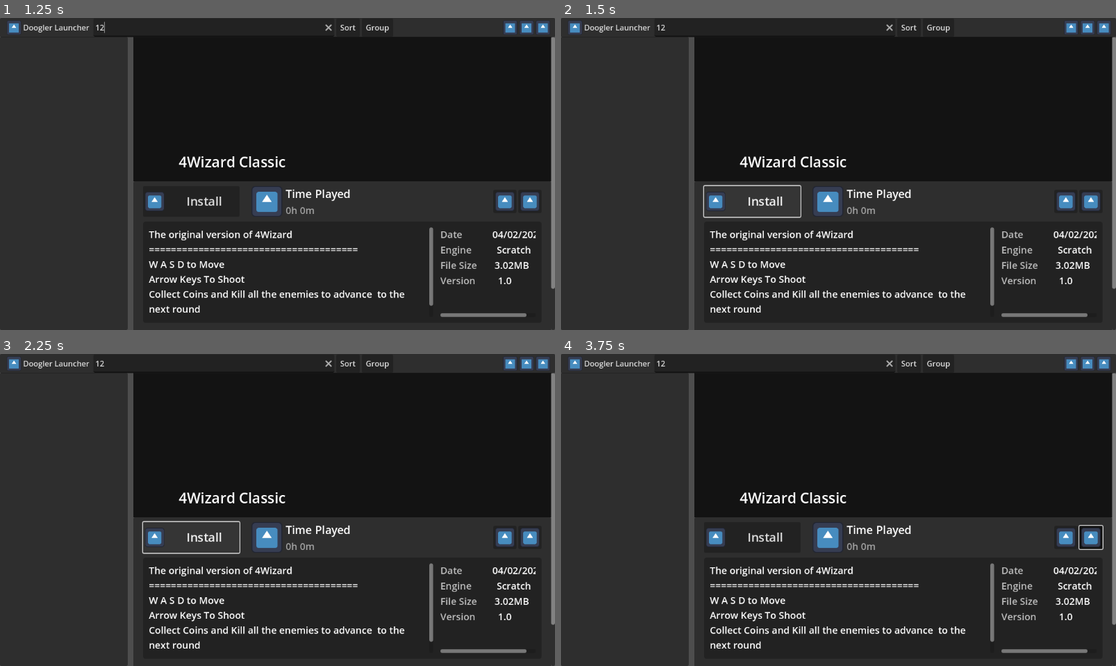
Above: before the commit, frames 1-4 (two rows, left to right).
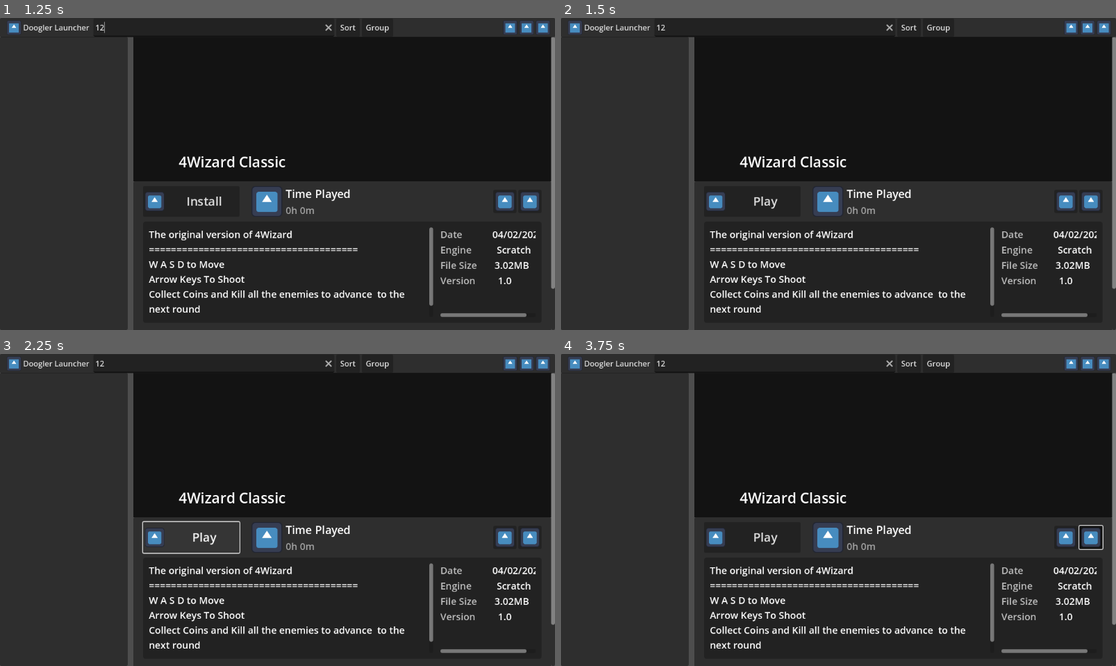
Above: after the commit, the same moments.

Repository: Do0gler/DooglerLauncherV3
Game: Godot game, scene res://scenes/MainScene.tscn
Same seed, same stepped clock (60 frames per second), same inputs: the game is played once before the commit and once after it. The engine's default icon, where the game draws it, is replaced by a stand-in: a white triangle on a blue panel in a dark square.
Inputs (mouse positions are in pixels of both pictures, inside the frame that each line leads up to):
- Up to frame 1 (1.25 s): click (216, 27) at 0.52 s; type "12" at 0.6 s
- Up to frame 2 (1.5 s): click "Install" at 1.25 s
- Up to frame 3 (2.25 s): click (188, 538) at 2 s, where only the run after the commit has a clickable "Play"
- Up to frame 4 (3.75 s): click (749, 538) at 2.75 s, where only the run after the commit has a clickable "Play"; click (1088, 538) at 3.5 s

Frame 1 is identical in both runs. In frame 2, 0.3% of the frame differs, in the area x 25-44%, y 53-65%; in frame 3, 0.1%; in frame 4, 0.1%.
Error before the commit: Cannot call method 'close' on a null value. (res://scripts/manager.gd:33)
Error after the commit: Cannot call method 'close' on a null value. (res://scripts/manager.gd:35)

Commit message:
Implement game installation

Diff:
--- a/GamesLibrary/4WizOG.tres
+++ b/GamesLibrary/4WizOG.tres
@@ -14,7 +14,8 @@
 creation_date = "04/02/2021"
 tags = Array[StringName]([&"Top-Down", &"Pixel Art"])
 file_size_mb = 3.02
-download_path = "http://dl.dropboxusercontent.com/scl/fi/7lyrq7fvatcw0w5vgnbh4/4WizardOG.html?rlkey=a1a9wj5ggvq796qjp1bs876h8&dl=0"
+download_url = "http://dl.dropboxusercontent.com/scl/fi/7lyrq7fvatcw0w5vgnbh4/4WizardOG.html?rlkey=a1a9wj5ggvq796qjp1bs876h8&dl=0"
 api_icon_name = "4wizog"
+executable_name = "4WizardOG.html"
 game_id = &"4_wiz_og"
 metadata/_custom_type_script = "uid://pvwka1k7cgdq"
--- a/GamesLibrary/4WizRemake.tres
+++ b/GamesLibrary/4WizRemake.tres
@@ -17,11 +17,12 @@
 creation_date = "02/03/2022"
 tags = Array[StringName]([&"Remake", &"Top-Down", &"Pixel Art"])
 file_size_mb = 11.69
-download_path = "http://dl.dropboxusercontent.com/scl/fi/ehguk0jssveosxkzp0ag8/4Wizard-2.1.2.html?rlkey=lxmsq5k4cn1dwuvsmpxnyx0ne&dl=0"
+download_url = "http://dl.dropboxusercontent.com/scl/fi/ehguk0jssveosxkzp0ag8/4Wizard-2.1.2.html?rlkey=lxmsq5k4cn1dwuvsmpxnyx0ne&dl=0"
 api_icon_name = "4wizremake"
 background_url = "http://dl.dropboxusercontent.com/scl/fi/qnr5us9b0y70zqepmx8v1/background.png?rlkey=vinrh9g6sqihnoy0uwhopiwgi&st=27ws4cif&dl=0"
 icon_url = "http://dl.dropboxusercontent.com/scl/fi/bmm9d91b7tkolty3w75r1/icon.png?rlkey=s1a8i9g81xm35gu4iwqogb6se&st=u83dnbqr&dl=0"
 screenshot_urls = Array[String](["http://dl.dropboxusercontent.com/scl/fi/1la2hdk05ds8jad95c618/screenshot_0.png?rlkey= …(307 unchanged characters)…
+executable_name = "4Wizard-2.1.2.html"
 version_number = &"2.1.2"
 game_id = &"4_wiz_remake"
 metadata/_custom_type_script = "uid://pvwka1k7cgdq"
--- a/GamesLibrary/CardGame.tres
+++ b/GamesLibrary/CardGame.tres
@@ -12,7 +12,8 @@
 engine = "Unity"
 tags = Array[StringName]([&"Remake", &"Arcade"])
 file_size_mb = 19.63
-download_path = "http://dl.dropboxusercontent.com/scl/fi/cnfsq4j00rlo0jptn0iqy/Card-Game.zip?rlkey=0m2wacp5juevmlnnkwxhb4n3v&dl=0"
+download_url = "http://dl.dropboxusercontent.com/scl/fi/cnfsq4j00rlo0jptn0iqy/Card-Game.zip?rlkey=0m2wacp5juevmlnnkwxhb4n3v&dl=0"
 api_icon_name = "cardgame"
+executable_name = "Card Game.exe"
 game_id = &"card_game"
 metadata/_custom_type_script = "uid://pvwka1k7cgdq"
--- a/GamesLibrary/CardGameDE.tres
+++ b/GamesLibrary/CardGameDE.tres
@@ -14,8 +14,9 @@
 engine = "Godot"
 tags = Array[StringName]([&"Remake", &"Arcade"])
 file_size_mb = 25.46
-download_path = "http://dl.dropboxusercontent.com/scl/fi/ckozw33r8325dwp12s9wl/CardGameDE.zip?rlkey=wj813vcuij0iupse4vu104rfe&st=kpkvs78f&dl=0"
+download_url = "http://dl.dropboxusercontent.com/scl/fi/ckozw33r8325dwp12s9wl/CardGameDE.zip?rlkey=wj813vcuij0iupse4vu104rfe&st=kpkvs78f&dl=0"
 api_icon_name = "cardgamede"
+executable_name = "CardGameDE.exe"
 version_number = &"1.3"
 has_discord_rpc = true
 game_id = &"card_game_de"
--- a/GamesLibrary/CursedCards.tres
+++ b/GamesLibrary/CursedCards.tres
@@ -17,8 +17,9 @@
 completion_status = "Unfinished"
 tags = Array[StringName]([&"Multiplayer", &"Pixel Art", &"1-Bit", &"Card Battler"])
 file_size_mb = 66.55
-download_path = "http://dl.dropboxusercontent.com/scl/fi/9fi8l0389oujiuctabj0g/CursedCardsV1.zip?rlkey=3d7415iznusjn32sp9o0jxe8o&st=i8qjkgzs&dl=0"
+download_url = "http://dl.dropboxusercontent.com/scl/fi/9fi8l0389oujiuctabj0g/CursedCardsV1.zip?rlkey=3d7415iznusjn32sp9o0jxe8o&st=i8qjkgzs&dl=0"
 api_icon_name = "cursedcards"
+executable_name = "CursedCards.exe"
 version_number = &"1.3.3"
 game_id = &"cursed_cards"
 metadata/_custom_type_script = "uid://pvwka1k7cgdq"
--- a/GamesLibrary/DabbingSimulator.tres
+++ b/GamesLibrary/DabbingSimulator.tres
@@ -14,6 +14,7 @@
 creation_date = "02/13/2020"
 tags = Array[StringName]([&"Idle", &"Clicker"])
 file_size_mb = 13.56
-download_path = "http://dl.dropboxusercontent.com/scl/fi/5ywb3xvwoh996rnvvqubx/Dabbing-simulator-20XX.html?rlkey=yp6yzxdc6m1xx64ijxj6vu9d3&dl=0"
+download_url = "http://dl.dropboxusercontent.com/scl/fi/5ywb3xvwoh996rnvvqubx/Dabbing-simulator-20XX.html?rlkey=yp6yzxdc6m1xx64ijxj6vu9d3&dl=0"
+executable_name = "DabbingSimulator20XX.html"
 game_id = &"dabbing_sim"
 metadata/_custom_type_script = "uid://pvwka1k7cgdq"
--- a/GamesLibrary/DriveZombie.tres
+++ b/GamesLibrary/DriveZombie.tres
@@ -14,7 +14,8 @@
 creation_date = "02/25/2020"
 tags = Array[StringName]([&"Arcade"])
 file_size_mb = 7.11
-download_path = "http://dl.dropboxusercontent.com/scl/fi/sj1b6hh89vvbrur7tx7zq/Drive-Zombie.html?rlkey=sinx6qb7f2nniw46x72lvk0zp&dl=0"
+download_url = "http://dl.dropboxusercontent.com/scl/fi/sj1b6hh89vvbrur7tx7zq/Drive-Zombie.html?rlkey=sinx6qb7f2nniw46x72lvk0zp&dl=0"
 api_icon_name = "drivezombie"
+executable_name = "Drive-Zombie.html"
 game_id = &"drive_zombie"
 metadata/_custom_type_script = "uid://pvwka1k7cgdq"
--- a/GamesLibrary/FallSpy.tres
+++ b/GamesLibrary/FallSpy.tres
@@ -9,7 +9,8 @@
 creation_date = "05/24/2021"
 engine = "Unity"
 file_size_mb = 20.46
-download_path = "http://dl.dropboxusercontent.com/scl/fi/duqmhrv0pd5c3j27672m1/Fall-Spy.zip?rlkey=3tbihme6mh0ucos5apfs1vfry&dl=0"
+download_url = "http://dl.dropboxusercontent.com/scl/fi/duqmhrv0pd5c3j27672m1/Fall-Spy.zip?rlkey=3tbihme6mh0ucos5apfs1vfry&dl=0"
 api_icon_name = "fallspy"
+executable_name = "Fall Spy.exe"
 game_id = &"fall_spy"
 metadata/_custom_type_script = "uid://pvwka1k7cgdq"
--- /dev/null
+++ b/Scripts/Globals/install_manager.gd
@@ -0,0 +1,92 @@
+extends Node
+
+var current_http: HTTPRequest
+
+## Creates the game installation directory if it does not exist
+func ensure_game_folder(game_id: String) -> void:
+	var dir = DirAccess.open("user://")
+
+	if not dir.dir_exists("library"):
+		dir.make_dir("library")
+
+	var game_install_dir := "library/" + game_id
+	if not dir.dir_exists(game_install_dir):
+		dir.make_dir_recursive(game_install_dir)
+
+
+## Installs a game
+func install_game(game: GameData) -> void:
+	var game_id = game.game_id
+
+	current_http = HTTPRequest.new()
+	add_child(current_http)
+
+	ensure_game_folder(game_id)
+
+	var temp_file := FileAccess.create_temp(2, game_id,".zip")
+	if temp_file == null:
+		push_error("Could not create temp file while installing game")
+		return
+
+	current_http.download_file = temp_file.get_path_absolute()
+	var error := current_http.request(game.download_url)
+
+	await current_http.request_completed
+
+	if error != OK:
+		push_error("Failed to download ", game.game_name)
+	else:
+		extract_zip_file(temp_file, "user://library/" + game_id)
+
+	current_http.queue_free()
+	current_http = null
+	temp_file.close()
+
+
+## Extracts a zip file to the provided path
+func extract_zip_file(zip_file: FileAccess, extract_to_path: String) -> void:
+	var dir := DirAccess.open(extract_to_path)
+	var reader := ZIPReader.new()
+	var err := reader.open(zip_file.get_path_absolute())
+
+	if err != OK:
+		push_error("Could not extract game zip")
+
+	for file in reader.get_files():
+		if file.ends_with("/"):
+			continue
+		var file_base_dir = file.get_base_dir()
+		if !dir.dir_exists(file_base_dir):
+			dir.make_dir_recursive(file_base_dir)
+		var new_file_path = extract_to_path.path_join(file)
+		var new_file = FileAccess.open(new_file_path, FileAccess.WRITE)
+		new_file.store_buffer(reader.read_file(file))
+
+	reader.close()
+
+
+## Calculates the install progress of the current http request
+func calculate_install_progress(game: GameData = null) -> int:
+	if current_http == null:
+		return -1
+
+	var total = current_http.get_body_size()
+	var downloaded = current_http.get_downloaded_bytes()
+
+	# Fall back to saved file size
+	if total <= 0 and game != null:
+		total = game.file_size_mb
+
+	var percent = floori(float(downloaded) / float(total) * 100)
+	return percent
+
+
+## Check if a game is installed
+func game_is_installed(game: GameData) -> bool:
+	var dir = DirAccess.open("user://library/" + game.game_id)
+
+	if dir == null:
+		return false
+
+	print(dir.file_exists(game.executable_name))
+	return dir.file_exists(game.executable_name)
--- a/Scripts/ui_manager.gd
+++ b/Scripts/ui_manager.gd
@@ -11,6 +11,14 @@
 
 var settings_popup: PopupMenu
 var relevant_games: Dictionary
+
+var downloading := false
+
+func _process(_delta: float) -> void:
+	if not downloading:
+		return
+
+	%InstallProgressBar.value = InstallManager.calculate_install_progress(SettingsManager.manager.selected_game)
 
 func set_settings_state(settings_dict: Dictionary):
 	settings_popup.set_item_checked(0, settings_dict.get("auto_check_updates", false))
@@ -60,6 +68,11 @@
 	var tags_panel: GameInfoPanel = %TagsPanel
 	var screenshots_panel: GameInfoPanel = %ScreenshotsPanel
 
+	if InstallManager.game_is_installed(game):
+		show_game_button(%PlayButton)
+	else:
+		show_game_button(%InstallButton)
+
 	tags_panel.visible = not game.tags.is_empty()
 	tags_panel.clear_items()
 	for tag in game.tags:
@@ -75,3 +88,26 @@
 		new_screenshot.get_node("Button").pressed.connect(%ScreenshotViewer.open_screenshot.bind(screenshot))
 
 		screenshots_panel.add_item(new_screenshot)
+
+
+func show_game_button(button_to_show: Control) -> void:
+	%InstallButton.hide()
+	%PlayButton.hide()
+	%StopButton.hide()
+	button_to_show.show()
+
+
+## Sets game display UI to it's installing mode
+func set_game_display_install() -> void:
+	show_game_button(%InstallButton)
+	downloading = true
+	%InstallButton.disabled = true
+	%InstallProgressArea.show()
+
+
+## Sets game display UI to it's installed mode
+func set_game_display_installed() -> void:
+	show_game_button(%PlayButton)
+	downloading = false
+	%InstallButton.disabled = false
+	%InstallProgressArea.hide()
--- a/project.godot
+++ b/project.godot
@@ -22,6 +22,7 @@
 Updater="*res://Scripts/Globals/updater.gd"
 CacheManager="*res://Scripts/Globals/cache_manager.gd"
 GameOrganizer="*res://Scripts/Globals/game_organizer.gd"
+InstallManager="*res://Scripts/Globals/install_manager.gd"
 
 [display]
 
--- a/scenes/MainScene.tscn
+++ b/scenes/MainScene.tscn
@@ -172,7 +172,7 @@
 layout_mode = 2
 
 [node name="InstallButton" type="Button" parent="HSplitContainer/GameView/VBoxContainer/LowerArea/MarginContainer/VBoxContainer/HighInfoPanel/LeftAlign/InstallArea"]
-visible = false
+unique_name_in_owner = true
 custom_minimum_size = Vector2(200, 0)
 layout_mode = 2
 size_flags_horizontal = 0
@@ -183,7 +183,9 @@
 text = "Install"
 icon = ExtResource("2_q68mp")
 
-[node name="PlayButton2" type="Button" parent="HSplitContainer/GameView/VBoxContainer/LowerArea/MarginContainer/VBoxContainer/HighInfoPanel/LeftAlign/InstallArea"]
+[node name="PlayButton" type="Button" parent="HSplitContainer/GameView/VBoxContainer/LowerArea/MarginContainer/VBoxContainer/HighInfoPanel/LeftAlign/InstallArea"]
+unique_name_in_owner = true
+visible = false
 custom_minimum_size = Vector2(200, 0)
 layout_mode = 2
 size_flags_horizontal = 0
@@ -191,10 +193,11 @@
 theme_override_constants/h_separation = 14
 theme_override_constants/icon_max_width = 40
 theme_override_font_sizes/font_size = 25
-text = "Install"
+text = "Play"
 icon = ExtResource("2_q68mp")
 
-[node name="StopButton3" type="Button" parent="HSplitContainer/GameView/VBoxContainer/LowerArea/MarginContainer/VBoxContainer/HighInfoPanel/LeftAlign/InstallArea"]
+[node name="StopButton" type="Button" parent="HSplitContainer/GameView/VBoxContainer/LowerArea/MarginContainer/VBoxContainer/HighInfoPanel/LeftAlign/InstallArea"]
+unique_name_in_owner = true
 visible = false
 custom_minimum_size = Vector2(200, 0)
 layout_mode = 2
@@ -203,8 +206,25 @@
 theme_override_constants/h_separation = 14
 theme_override_constants/icon_max_width = 40
 theme_override_font_sizes/font_size = 25
-text = "Install"
+text = "Stop"
 icon = ExtResource("2_q68mp")
+
+[node name="InstallProgressArea" type="VBoxContainer" parent="HSplitContainer/GameView/VBoxContainer/LowerArea/MarginContainer/VBoxContainer/HighInfoPanel/LeftAlign"]
+unique_name_in_owner = true
+visible = false
+layout_mode = 2
+alignment = 1
+
+[node name="Label" type="Label" parent="HSplitContainer/GameView/VBoxContainer/LowerArea/MarginContainer/VBoxContainer/HighInfoPanel/LeftAlign/InstallProgressArea"]
+layout_mode = 2
+text = "Installing..."
+horizontal_alignment = 1
+
+[node name="InstallProgressBar" type="ProgressBar" parent="HSplitContainer/GameView/VBoxContainer/LowerArea/MarginContainer/VBoxContainer/HighInfoPanel/LeftAlign/InstallProgressArea"]
+unique_name_in_owner = true
+custom_minimum_size = Vector2(250, 0)
+layout_mode = 2
+size_flags_vertical = 4
 
 [node name="TimePlayedDisplay" type="HBoxContainer" parent="HSplitContainer/GameView/VBoxContainer/LowerArea/MarginContainer/VBoxContainer/HighInfoPanel/LeftAlign"]
 layout_mode = 2
@@ -638,6 +658,7 @@
 grow_vertical = 2
 color = Color(0, 0, 0, 0.49803922)
 
+[connection signal="pressed" from="HSplitContainer/GameView/VBoxContainer/LowerArea/MarginContainer/VBoxContainer/HighInfoPanel/LeftAlign/InstallArea/InstallButton" to="." method="install_selected_game"]
 [connection signal="toggled" from="HSplitContainer/GameView/VBoxContainer/LowerArea/MarginContainer/VBoxContainer/HighInfoPanel/RightAlign/FavoriteButton" to="." method="set_selected_favorite"]
 [connection signal="pressed" from="Titlebar/MarginContainer/RightAlign/MinimizeButton" to="Titlebar" method="_on_minimize_button_pressed"]
 [connection signal="pressed" from="Titlebar/MarginContainer/RightAlign/WindowedButton" to="Titlebar" method="_on_windowed_button_pressed"]
--- a/scripts/manager.gd
+++ b/scripts/manager.gd
@@ -4,6 +4,7 @@
 const GAME_DATA_DIR = "res://GamesLibrary"
 var games_library: Array[GameData]
 var selected_game: GameData
+var can_switch_games := true
 
 func _ready() -> void:
 	get_library()
@@ -13,8 +14,9 @@
 
 ## Selects and displays a game
 func select_game(game: GameData):
-	selected_game = game
-	%UIManager.display_game(selected_game)
+	if can_switch_games:
+		selected_game = game
+		%UIManager.display_game(selected_game)
 
 
 ## Readies the game library
@@ -65,3 +67,16 @@
 func set_selected_favorite(toggle: bool):
 	selected_game.favorited = toggle
 	CacheManager.set_game_cache_entry(selected_game.game_id, "favorited", selected_game.favorited)
+
+
+## Installs the selected game
+func install_selected_game() -> void:
+	if selected_game == null:
+		return
+
+	print("Installing selected game")
+	can_switch_games = false
+	%UIManager.set_game_display_install()
+	await InstallManager.install_game(selected_game)
+	can_switch_games = true
+	%UIManager.set_game_display_installed()
--- a/scripts/resources/game_data.gd
+++ b/scripts/resources/game_data.gd
@@ -11,13 +11,14 @@
 @export var file_size_mb: float
 
 @export_category("Download")
-@export var download_path: String
+@export var download_url: String
 @export var api_icon_name := "logo"
 @export var background_url: String
 @export var icon_url: String
 @export var screenshot_urls: Array[String]
 
 @export_category("Meta")
+@export var executable_name: String
 @export var version_number := &"1.0"
 @export var has_discord_rpc := false
 @export var game_id: StringName
@@ -39,11 +40,12 @@
 	dict.set("engine", data.engine)
 	dict.set("tags", data.tags)
 	dict.set("file_size", data.file_size_mb)
-	dict.set("download_path", data.download_path)
+	dict.set("download_url", data.download_url)
 	dict.set("api_icon_name", data.api_icon_name)
 	dict.set("background_url", data.background_url)
 	dict.set("icon_url", data.icon_url)
 	dict.set("screenshot_urls", data.screenshot_urls)
+	dict.set("executable_name", data.executable_name)
 	dict.set("version_number", data.version_number)
 	dict.set("has_discord_rpc", data.has_discord_rpc)
 	dict.set("game_id", data.game_id)
@@ -64,7 +66,7 @@
 		data.tags.append(tag as StringName)
 
 	data.file_size_mb = dict.get("file_size")
-	data.download_path = dict.get("download_path")
+	data.download_url = dict.get("download_url")
 	data.api_icon_name = dict.get("api_icon_name")
 	data.background_url = dict.get("background_url")
 	data.icon_url = dict.get("icon_url")
@@ -73,6 +75,7 @@
 	for screenshot_url in new_screenshot_urls:
 		data.screenshot_urls.append(screenshot_url as String)
 
+	data.executable_name = dict.get("executable_name")
 	data.version_number = dict.get("version_number") as StringName
 	data.has_discord_rpc = dict.get("has_discord_rpc")
 	data.game_id = dict.get("game_id")
Not shown, added: Scripts/Globals/install_manager.gd.uid
